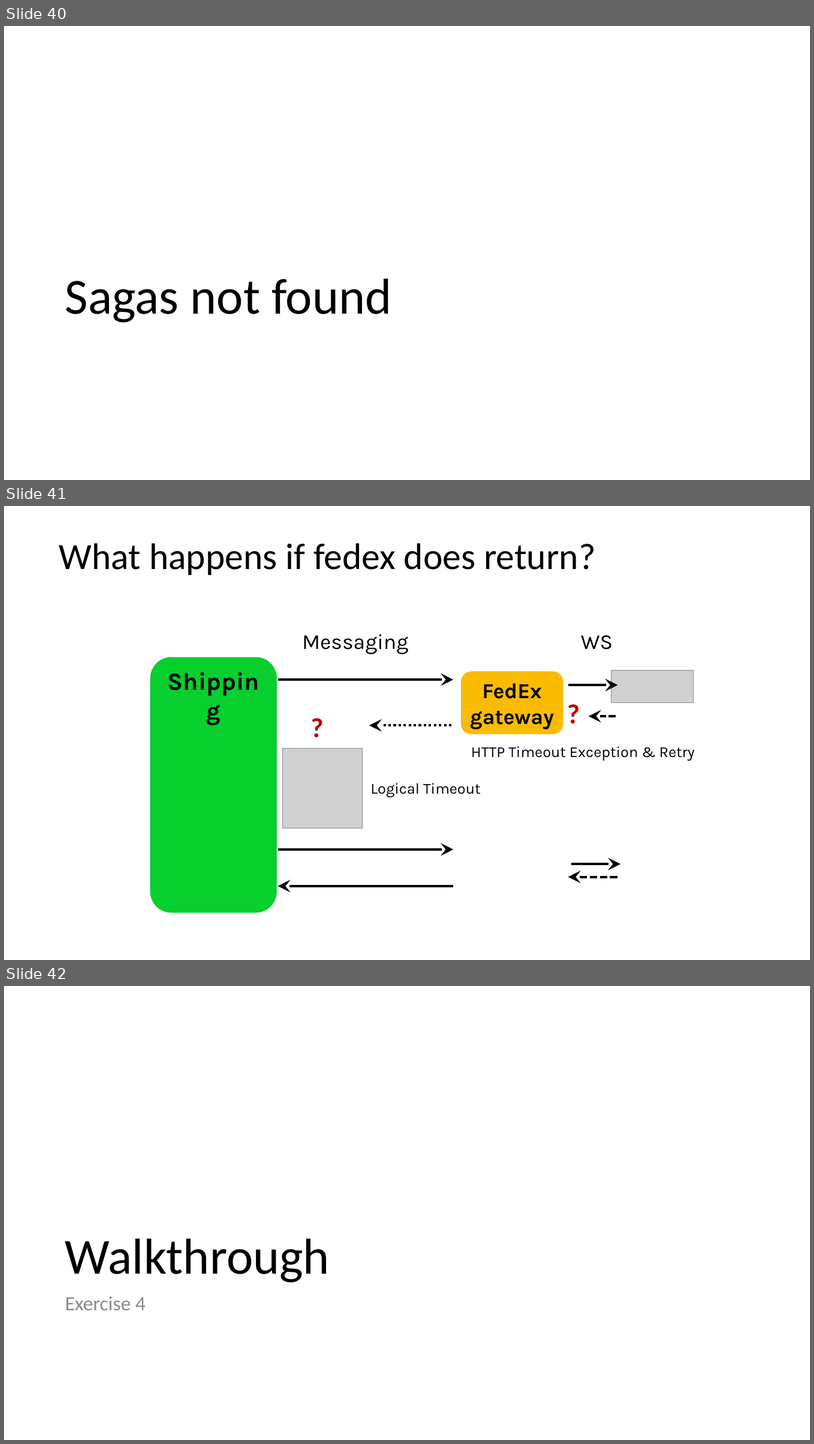
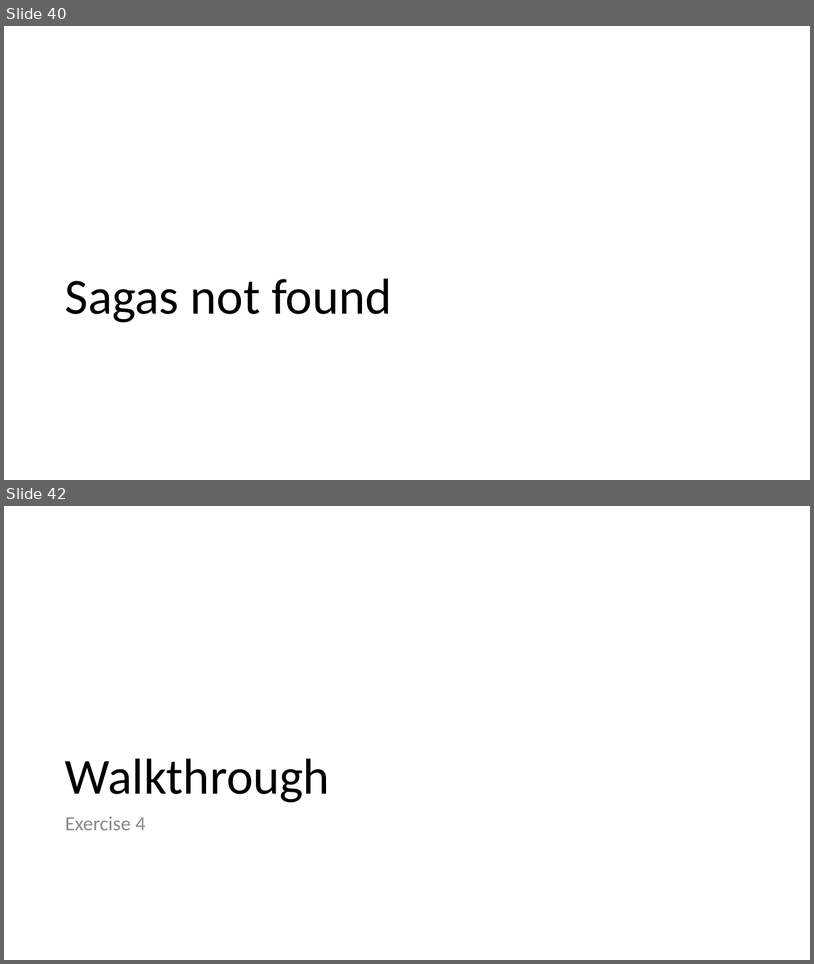
Before and after one commit to Particular/SagaMasterClass, a slide deck: SagaMasterClass.pptx. Shown one above the other, each under a label of ours: slides 40, 41 and 42 before the commit, slides 40 and 42 after it; the slides between them are not shown. The pictures are 814x1444 and 814x964 pixels, drawn with LibreOffice and Linux fonts; fonts in the diff are those of the drawing; grey boxes stand for pictures. Boxes give left, top, right and bottom in pixels: in the first picture for what was removed or moved away, otherwise in the second. Text is boxed around its words. In the diff, an @@ line names an element or a change of style, - is before the commit and + after.

```diff
--- a/SagaMasterClass.pptx
+++ b/SagaMasterClass.pptx
@@ slide 41 removed at [4, 506, 810, 960], background #FFFFFF @@
@@ text removed at [59, 543, 596, 575] @@
-What happens if fedex does return?
@@ text removed at [302, 634, 408, 654] @@
-Messaging
@@ text removed at [581, 635, 613, 649] @@
-WS
@@ rounded rectangle removed at [150, 657, 278, 913] @@
-Shipping
@@ arrow removed from (278, 679) to (453, 679) @@
@@ rounded rectangle removed at [461, 671, 564, 735] @@
-FedEx gateway
@@ arrow removed from (569, 685) to (618, 685) @@
@@ picture removed at [612, 670, 694, 703] @@
@@ text removed at [562, 694, 587, 733] @@
-?
@@ text removed at [305, 707, 329, 746] @@
-?
@@ arrow removed from (616, 716) to (589, 716) @@
@@ arrow removed from (452, 725) to (369, 725) @@
@@ picture removed at [283, 748, 363, 828] @@
@@ text removed at [471, 746, 695, 760] @@
-HTTP Timeout Exception & Retry
@@ text removed at [371, 783, 481, 797] @@
-Logical Timeout
@@ arrow removed from (278, 849) to (453, 849) @@
@@ arrow removed from (572, 864) to (621, 864) @@
@@ arrow removed from (618, 877) to (569, 877) @@
@@ arrow removed from (453, 886) to (278, 886) @@
```
Also in this commit, not shown: 7 slides changed, 2 slides added, 1 other slide removed.
